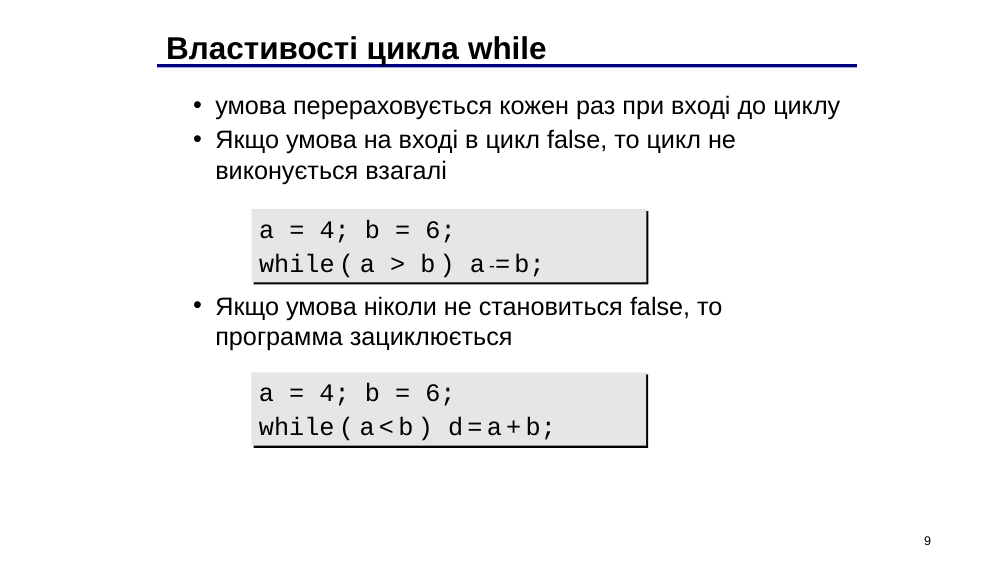
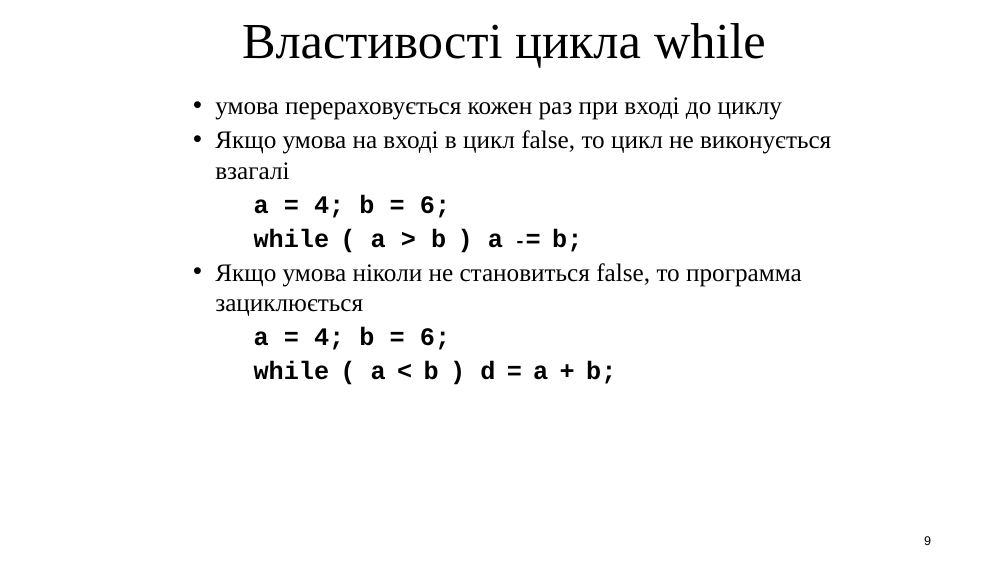
Before and after one commit to arg3ntuum/JavaCourse, a slide deck: slide 9 of Java Урок 5 for while.pptx. Drawn at 1008x567 pixels with LibreOffice and Linux fonts; fonts in the diff are those of the drawing. Boxes give left, top, right and bottom in pixels: in the first picture for what was removed or moved away, otherwise in the second. Text is boxed around its words. In the diff, an @@ line names an element or a change of style, - is before the commit and + after.

```diff
--- a/Java Урок 5 for while.pptx
+++ b/Java Урок 5 for while.pptx
@@ text "Властивості цикла while": place and size @@
-text "Властивості цикла while" at [166, 36, 547, 65]
+text "Властивості цикла while" at [242, 23, 766, 68]
@@ text "Властивості цикла while" at [242, 23, 766, 68]: size 30 to 48 pt, font Arial to Times New Roman, bold off; alignment left to centre; more space between paragraphs @@
@@ line removed from (157, 66) to (858, 66) @@
@@ text at [215, 97, 831, 316]: font Arial to Times New Roman in "умова перераховується кожен раз при вході до ...", "Якщо умова на вході в цикл false, ...", "Якщо умова ніколи не становиться false, то ..." @@
@@ rectangle removed at [252, 209, 647, 282] @@
-a = 4; b = 6;
-while ( a > b ) a -= b;
@@ text at [254, 194, 582, 252]: paragraphs added @@
+a = 4; b = 6;
+while ( a > b ) a -= b;
@@ text at [254, 326, 616, 384]: paragraphs added @@
+a = 4; b = 6;
+while ( a < b ) d = a + b;
@@ rectangle removed at [252, 372, 647, 445] @@
-a = 4; b = 6;
-while ( a < b ) d = a + b;
```
Also in this commit, not shown: 17 other slides changed, 36 other files.
